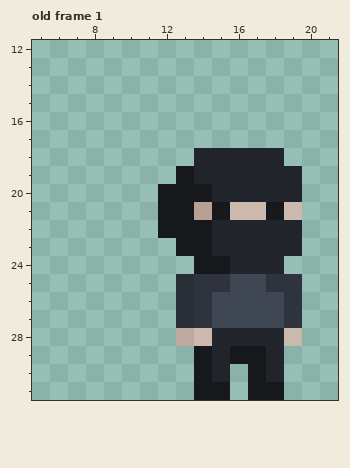
Pixel-art file: assets_raw/enemy.aseprite. The picture above is the old version.
32x32 pixels, 9 frames. Shown: old frame 1: x 5..21, y 12..31. The commit also changed other frames, which this record leaves out.
The result:
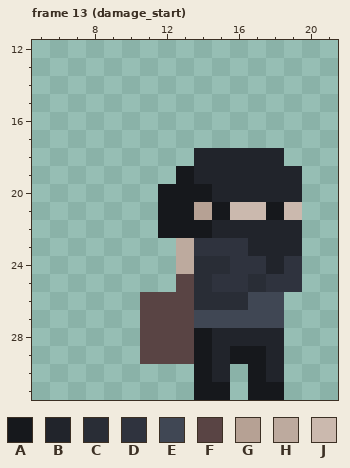
Palette (. is transparent): A #16181c  B #21242b  C #292d36  D #2f333e  E #404754  F #594444  G #b6a194  H #bdaa9e  J #cbb9ae
A new or re-ordered frame is compared with the old frame closest to it.
Log entry: enemy damage animation
What changed:
frames 9 -> 42
layer "hammer" added
Frame 13 (damage_start) is new; against old frame 1, layers "hammer", "arm front", "arm back":
y 23: x 13..16 AABB -> HDDD
y 24: x 13..17 .AABB -> HCCDD; x 19 . -> D
y 25: x 13..14 CD -> FC; x 16..17 EE -> DC
y 26: x 11..16 ..CDEE -> FFFCCC; x 19 D -> .
y 27: x 11..14 ..CD -> FFFE; x 19 D -> .
y 28: x 11..14 ..HJ -> FFFA; x 19 J -> .
y 29: x 11..13 ... -> FFF
Where, in picture pixels (left, top, right, bottom), the same in both pictures:
changed: (140, 238, 302, 364)
